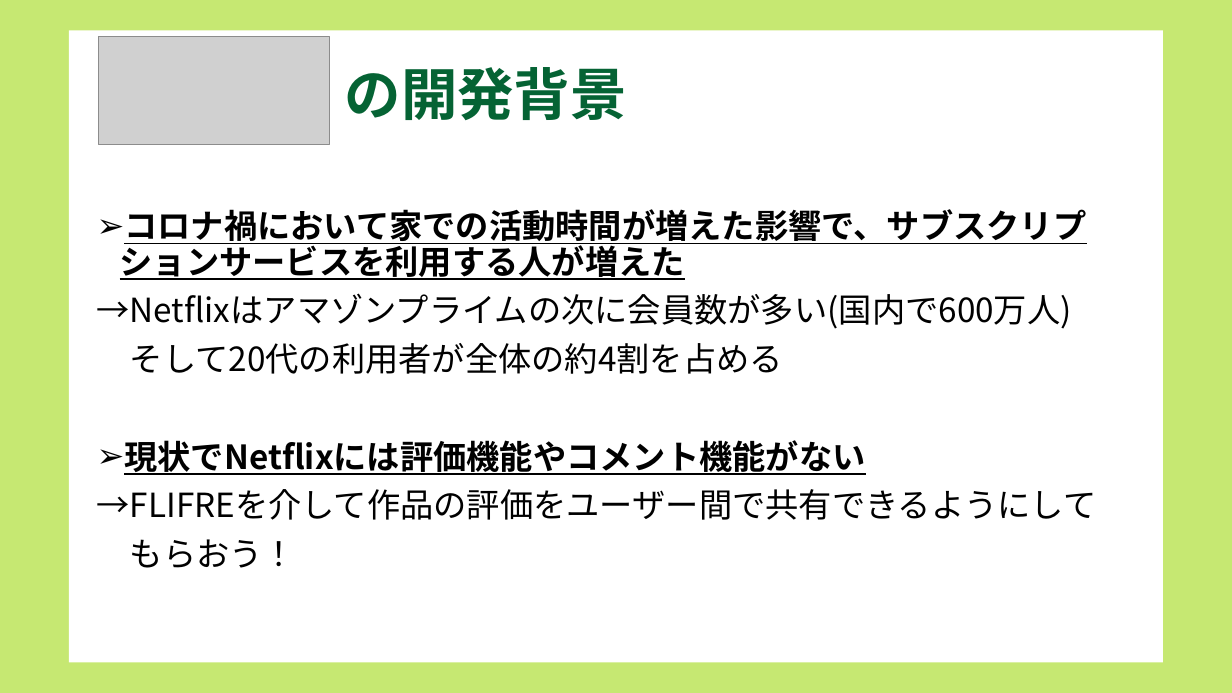
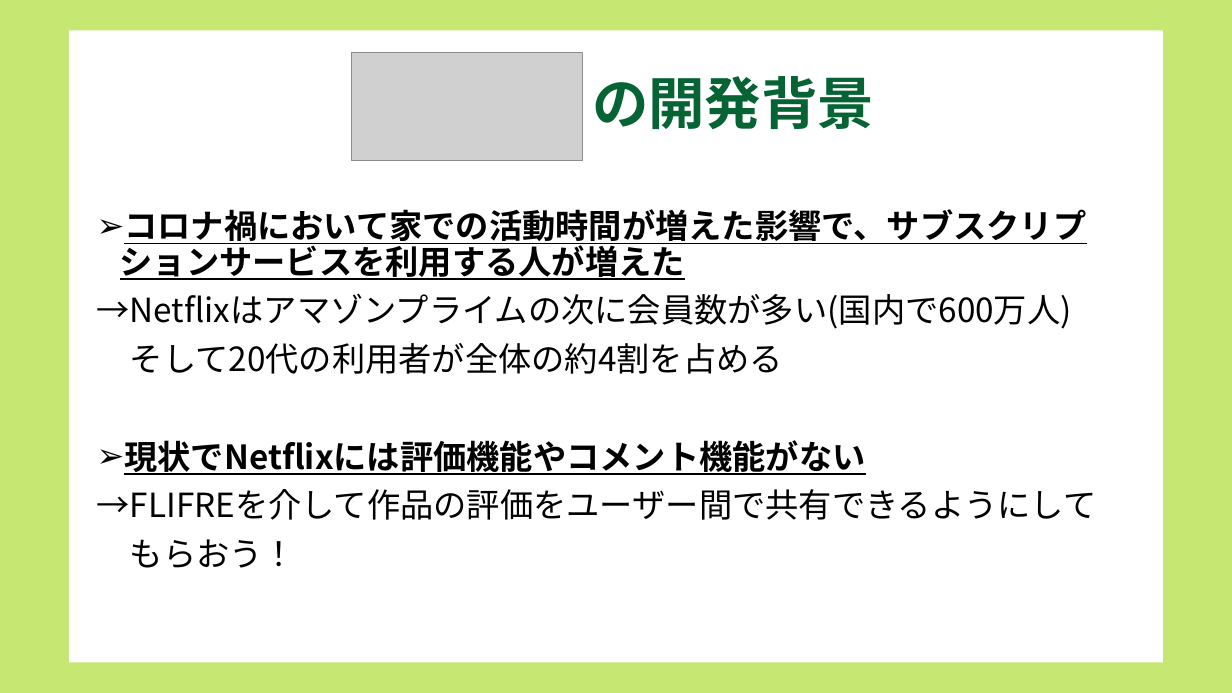
Before and after one commit to dojo2022/B-3, a slide deck: slide 3 of doc/B3炙りえんがわ_成果発表会資料.pptx. Drawn at 1232x693 pixels with LibreOffice and Linux fonts; fonts in the diff are those of the drawing; grey boxes stand for pictures. Boxes give left, top, right and bottom in pixels: in the first picture for what was removed or moved away, otherwise in the second. Text is boxed around its words. In the diff, an @@ line names an element or a change of style, - is before the commit and + after.

```diff
--- a/doc/B3炙りえんがわ_成果発表会資料.pptx
+++ b/doc/B3炙りえんがわ_成果発表会資料.pptx
@@ picture: place and size @@
-picture at <box>98,37,329,145</box>
+picture at <box>352,53,583,161</box>
@@ title "の開発背景": place and size @@
-title "の開発背景" at <box>345,67,627,120</box>
+title "の開発背景" at <box>592,76,874,129</box>
```
Also in this commit, not shown: 11 other slides changed.
